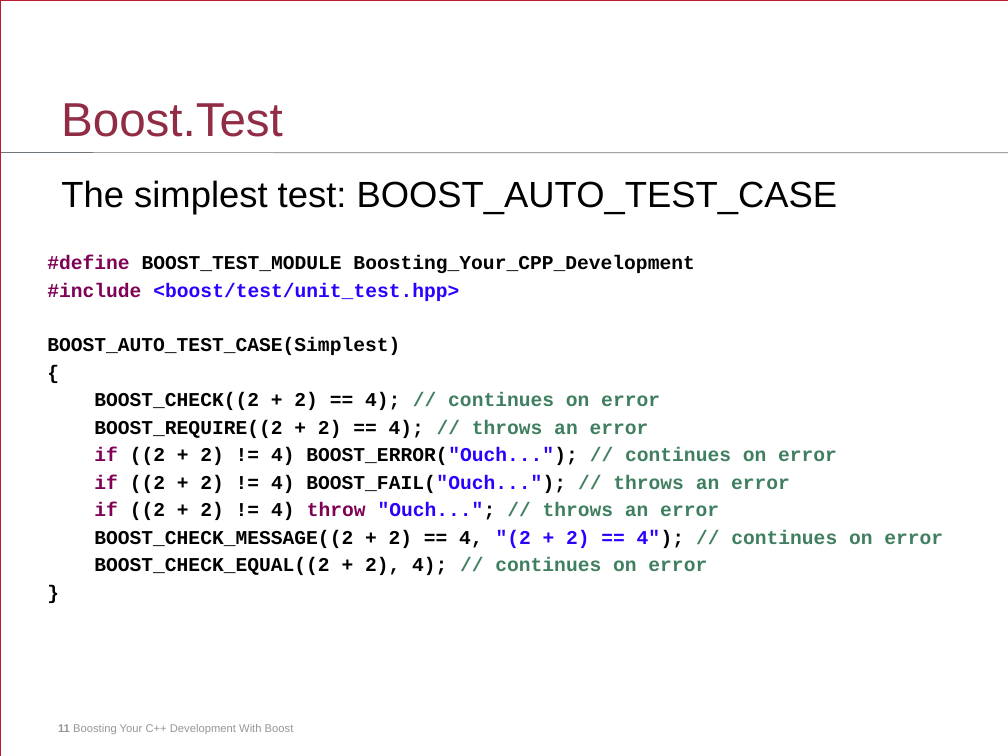
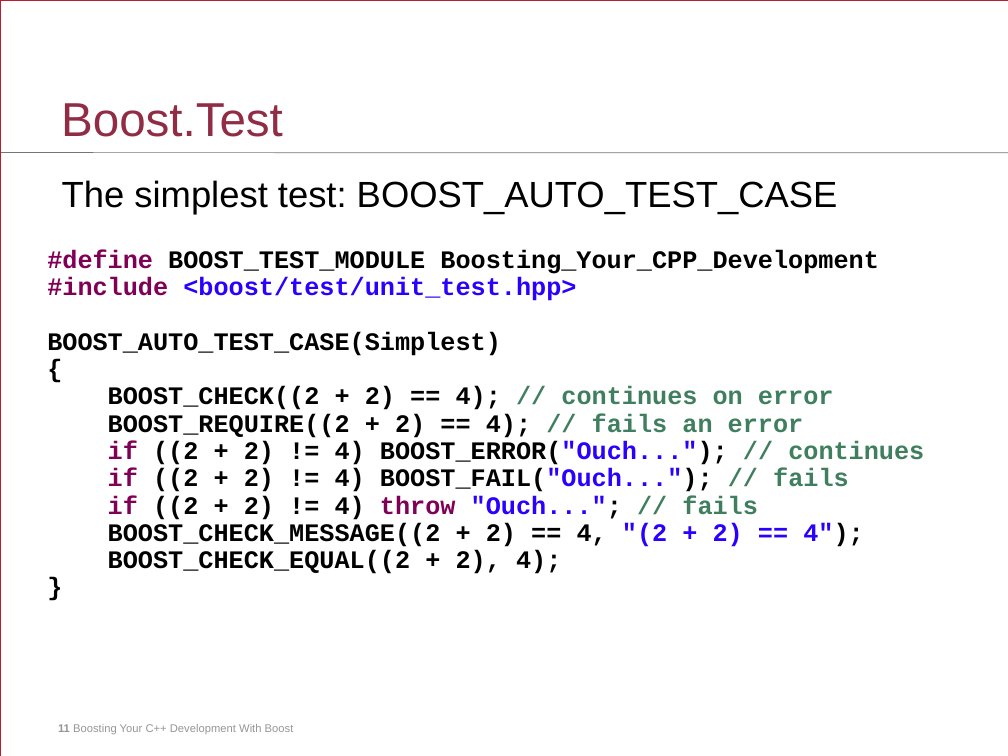
Before and after one commit to jurberg/boost-presentation, a slide deck: slide 11 of boost-presentation.ppt. Drawn at 1008x756 pixels with LibreOffice and Linux fonts; fonts in the diff are those of the drawing. Boxes give left, top, right and bottom in pixels: in the first picture for what was removed or moved away, otherwise in the second. Text is boxed around its words. In the diff, an @@ line names an element or a change of style, - is before the commit and + after.

```diff
--- a/boost-presentation.ppt
+++ b/boost-presentation.ppt
@@ text at (47,249,879,410): size 14 to 18 pt in "#define BOOST_TEST_MODULE Boosting_Your_CPP_Development", "#include <boost/test/unit_test.hpp>", "BOOST_AUTO_TEST_CASE(Simplest)", "{" and 2 more places; line spacing 10.9pt to 10.7pt @@
@@ text at (108,413,924,574): text changed; size 14 to 18 pt @@
-BOOST_REQUIRE((2 + 2) == 4); // throws an error
-if ((2 + 2) != 4) BOOST_ERROR("Ouch..."); // continues on error
-if ((2 + 2) != 4) BOOST_FAIL("Ouch..."); // throws an error
-if ((2 + 2) != 4) throw "Ouch..."; // throws an error
-BOOST_CHECK_MESSAGE((2 + 2) == 4, "(2 + 2) == 4"); // continues on error
-BOOST_CHECK_EQUAL((2 + 2), 4); // continues on error
+BOOST_REQUIRE((2 + 2) == 4); // fails an error
+if ((2 + 2) != 4) BOOST_ERROR("Ouch..."); // continues
+if ((2 + 2) != 4) BOOST_FAIL("Ouch..."); // fails
+if ((2 + 2) != 4) throw "Ouch..."; // fails
+BOOST_CHECK_MESSAGE((2 + 2) == 4, "(2 + 2) == 4");
+BOOST_CHECK_EQUAL((2 + 2), 4);
```
Also in this commit, not shown: 79 other slides changed, 6 slides added, 3 slides removed, 1 other file.
